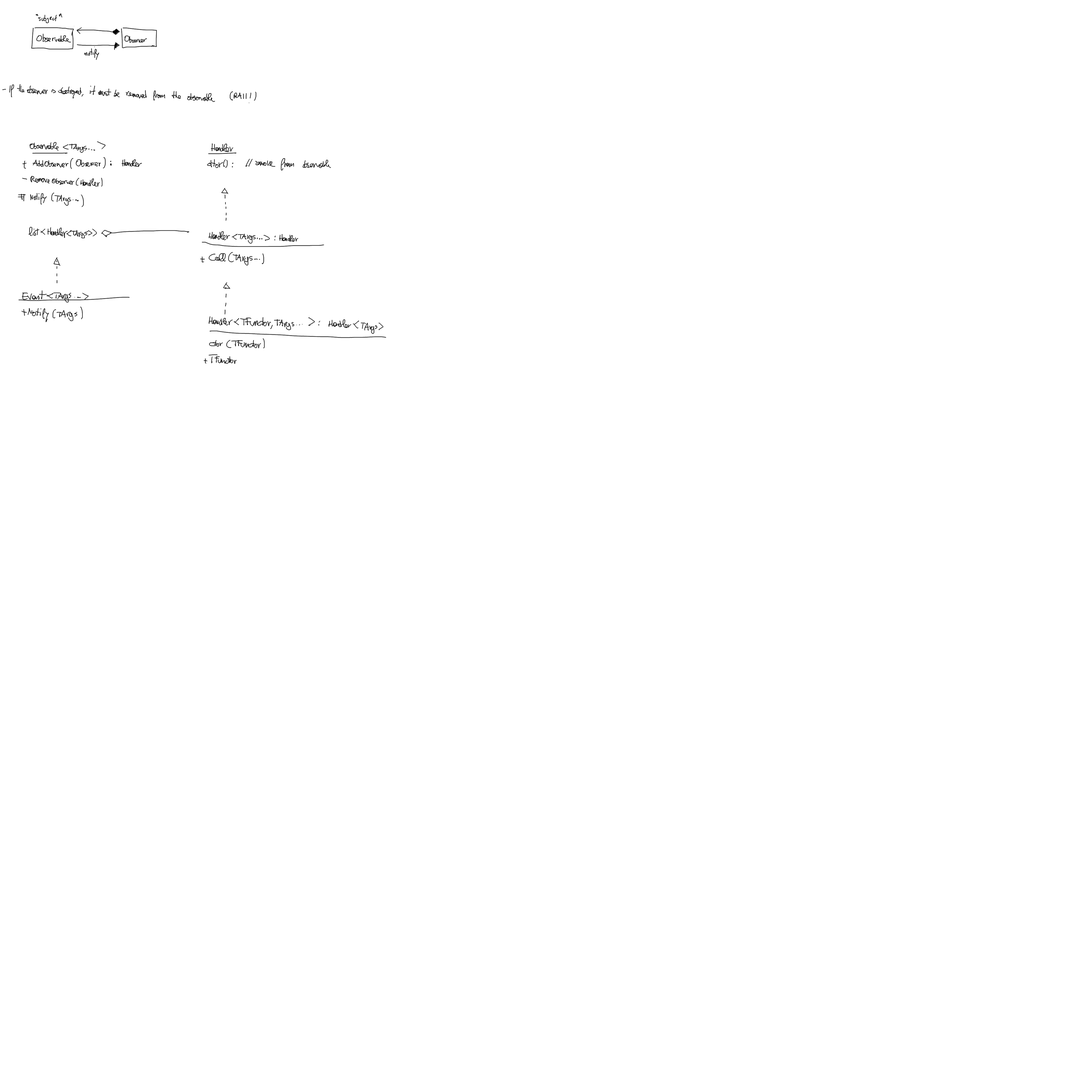
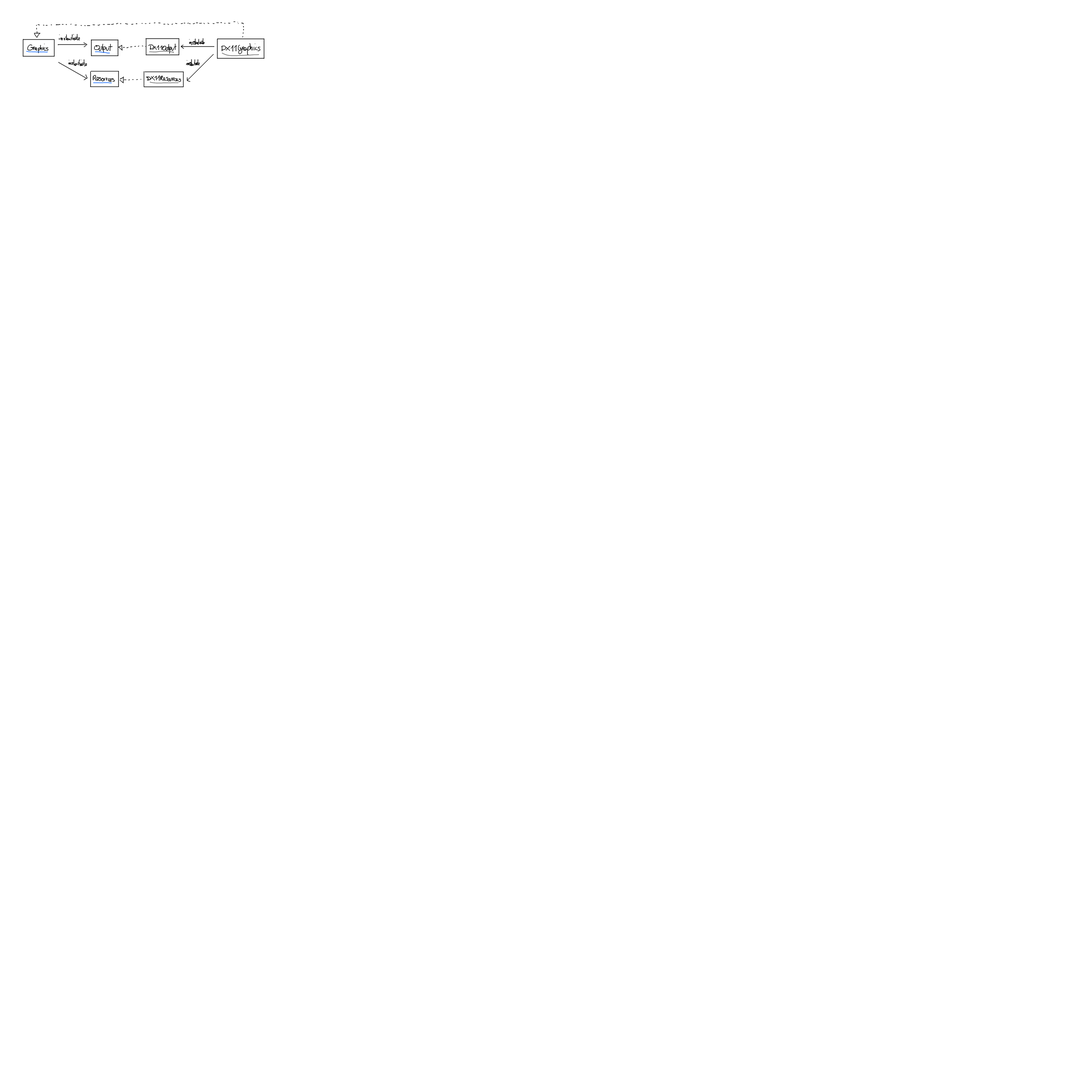
Layers edited between the first and the second 1091 x 1091 image:
painted on "Background" over [2, 13, 387, 365]
